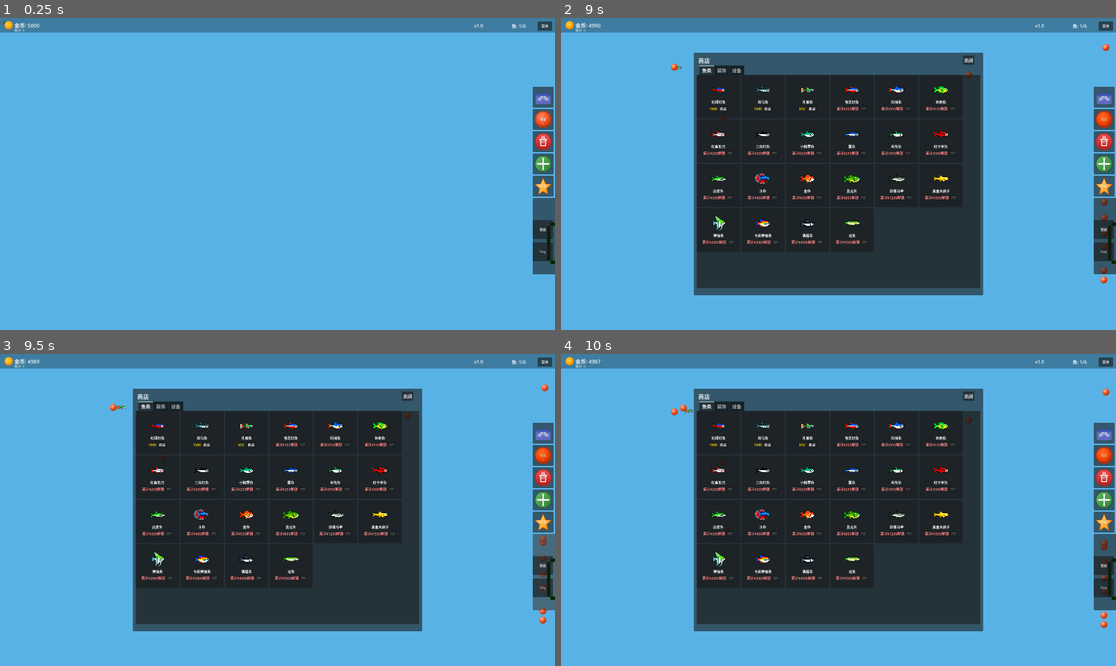
Above: before the commit, frames 1-4 (two rows, left to right).
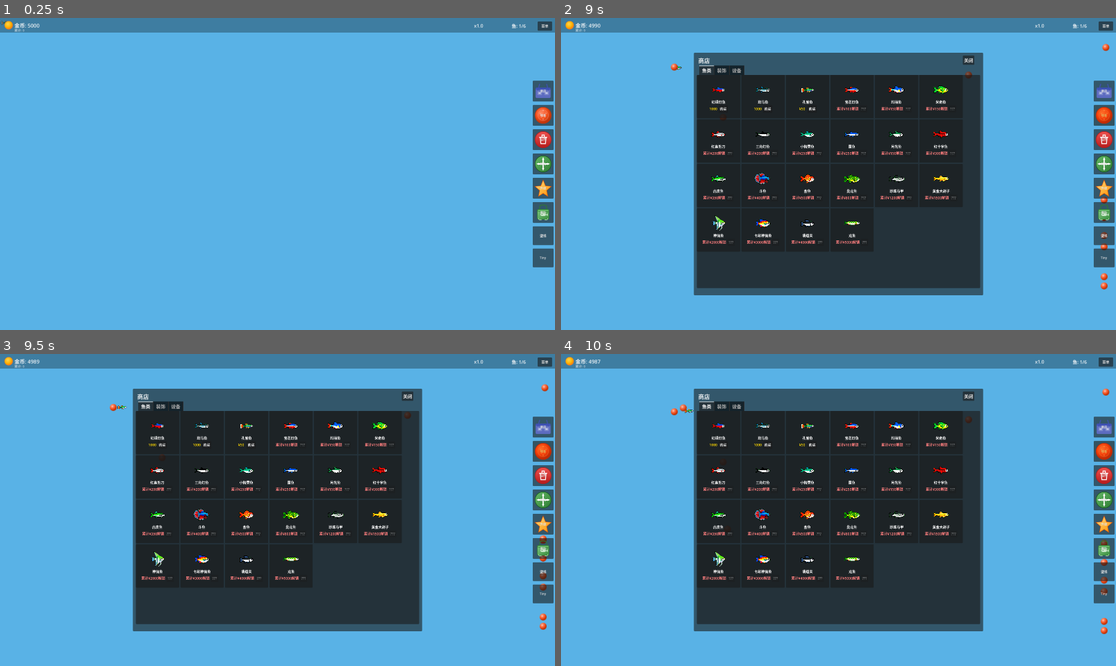
Above: after the commit, the same moments.

Repository: ZhanXuzhao/Deskquarium
Game: Godot game, scene res://main.tscn
The game is run twice, just before and just after one commit, with the same random seed, the same clock (stepped at 60 frames per second) and the same inputs.
Inputs (mouse positions are in pixels of both pictures, inside the frame that each line leads up to):
- Up to frame 1 (0.25 s): no input
- Up to frame 2 (9 s): click "商店" at 0.5 s; click "喂食" at 1.25 s; click "出售" at 2 s; click "移动" at 2.75 s; click "升级" at 3.5 s; click "壁纸" at 4.25 s; click (1104, 211) at 5 s, where only the run after the commit has a clickable "自动"; click "Tiny" at 5.75 s; click "菜单" at 6.5 s; click "关闭" at 7.25 s; click "购买" at 8 s; drag from (672, 64) to (1104, 198) at 8.77 s
- Up to frame 3 (9.5 s): no input
- Up to frame 4 (10 s): drag from (727, 525) to (683, 407) at 9.52 s

The runs differ from the first frame. In frame 1, 1.4% of the frame differs, in the area x 95-100%, y 20-83%; in frame 2, 1.5%; in frame 3, 1.5%, in the area x 95-100%, y 20-89%; in frame 4, 1.5%.
Error in both runs: Invalid access to property or key 'value' on a base object of type 'Dictionary'. (res://scenes/ui/fish_card/fish_card.gd:38)

Commit message:
side menu 场景化

Diff:
--- /dev/null
+++ b/scenes/ui/side_menu.tscn
@@ -0,0 +1,75 @@
+[gd_scene format=3 uid="uid://6e0v38ba46c5"]
+
+[ext_resource type="Script" uid="uid://dnebft30jyuyv" path="res://scripts/ui/side_menu.gd" id="1"]
+[ext_resource type="Texture2D" uid="uid://b57h4s0vx71yj" path="res://assets/ui/ui_shop.svg" id="2"]
+[ext_resource type="Texture2D" uid="uid://dtfi08t68slaa" path="res://assets/ui/ui_food.svg" id="3"]
+[ext_resource type="Texture2D" uid="uid://cbwyvarttdvd8" path="res://assets/ui/ui_sell.svg" id="4"]
+[ext_resource type="Texture2D" uid="uid://bk415tduqepd2" path="res://assets/ui/ui_move.svg" id="5"]
+[ext_resource type="Texture2D" uid="uid://dxcprou4m8hvl" path="res://assets/ui/ui_star.svg" id="6"]
+[ext_resource type="Texture2D" uid="uid://dpoasos1wbaxg" path="res://assets/ui/ui_autobuy.svg" id="7_olcb5"]
+
+[node name="SideMenu" type="Node2D" unique_id=125169092]
+script = ExtResource("1")
+
+[node name="VBox" type="VBoxContainer" parent="." unique_id=1619920542]
+theme_override_constants/separation = 12
+
+[node name="Btn_shop" type="Button" parent="VBox" unique_id=1385849534]
+custom_minimum_size = Vector2(70, 65)
+layout_mode = 2
+theme_override_font_sizes/font_size = 10
+text = "商店"
+icon = ExtResource("2")
+icon_alignment = 1
+
+[node name="Btn_feed" type="Button" parent="VBox" unique_id=981540374]
+custom_minimum_size = Vector2(70, 65)
+layout_mode = 2
+theme_override_font_sizes/font_size = 10
+text = "喂食"
+icon = ExtResource("3")
+icon_alignment = 1
+
+[node name="Btn_sell" type="Button" parent="VBox" unique_id=517083116]
+custom_minimum_size = Vector2(70, 65)
+layout_mode = 2
+theme_override_font_sizes/font_size = 10
+text = "出售"
+icon = ExtResource("4")
+icon_alignment = 1
+
+[node name="Btn_move" type="Button" parent="VBox" unique_id=284241411]
+custom_minimum_size = Vector2(70, 65)
+layout_mode = 2
+theme_override_font_sizes/font_size = 10
+text = "移动"
+icon = ExtResource("5")
+icon_alignment = 1
+
+[node name="Btn_upgrade" type="Button" parent="VBox" unique_id=344660775]
+custom_minimum_size = Vector2(70, 65)
+layout_mode = 2
+theme_override_font_sizes/font_size = 10
+text = "升级"
+icon = ExtResource("6")
+icon_alignment = 1
+
+[node name="Btn_autobuy" type="Button" parent="VBox" unique_id=1487427662]
+custom_minimum_size = Vector2(70, 65)
+layout_mode = 2
+theme_override_font_sizes/font_size = 10
+text = "自动"
+icon = ExtResource("7_olcb5")
+icon_alignment = 1
+
+[node name="Btn_wallpaper" type="Button" parent="VBox" unique_id=655111976]
+custom_minimum_size = Vector2(70, 65)
+layout_mode = 2
+theme_override_font_sizes/font_size = 11
+text = "壁纸"
+
+[node name="Btn_tiny" type="Button" parent="VBox" unique_id=712868229]
+custom_minimum_size = Vector2(70, 65)
+layout_mode = 2
+theme_override_font_sizes/font_size = 11
+text = "Tiny"
--- a/scripts/main.gd
+++ b/scripts/main.gd
@@ -49,6 +49,8 @@
 var _fish_scale_label: Label = null
 var _menu_open: bool = false
 
+var _side_menu: SideMenu = null
+
 var _coin_label: Label
 var _earned_label: Label
 var _fish_count_label: Label
@@ -101,6 +103,16 @@
 	_decoration_placer.aquarium_bounds_getter = func() -> Rect2: return aquarium_bounds
 
 	_setup_ui()
+
+	# 连接侧边栏信号
+	_side_menu.shop_pressed.connect(toggle_shop)
+	_side_menu.feed_pressed.connect(_on_side_menu_feed)
+	_side_menu.sell_toggled.connect(_on_side_menu_sell)
+	_side_menu.move_toggled.connect(_on_side_menu_move)
+	_side_menu.upgrade_pressed.connect(do_upgrade)
+	_side_menu.autobuy_pressed.connect(_open_auto_buy_settings)
+	_side_menu.wallpaper_toggled.connect(_on_side_menu_wallpaper)
+	_side_menu.tiny_toggled.connect(_on_side_menu_tiny)
 
 	# 初始缩放
 	call_deferred(&"_update_aquarium_scale")
@@ -339,7 +351,7 @@
 
 	_build_hud(container, view_size)
 	_build_shop_panel(container, view_size)
-	_build_side_menu(container, view_size)
+	_build_side_menu_scene(container, view_size)
 	_build_fish_info_panel(container, view_size)
 	_build_game_menu(container, view_size)
 	_build_timescale_label(container, view_size)
@@ -366,29 +378,8 @@
 		fish_count_label.position = Vector2(view_size.x - 150, 15)
 
 	# Side menu
-	for child in _ui_container.get_children():
-		if child is Button and child.name.begins_with("Btn_"):
-			var action := child.name.trim_prefix("Btn_")
-			var buttons := [
-				{"action": "shop"},
-				{"action": "feed"},
-				{"action": "sell"},
-				{"action": "move"},
-				{"action": "upgrade"},
-				{"action": "autobuy"},
-				{"action": "wallpaper"},
-				{"action": "tiny"},
-			]
-			var btn_count := buttons.size()
-			var btn_width := 70
-			var btn_height := 65
-			var spacing := 12
-			var total_height := btn_count * btn_height + (btn_count - 1) * spacing
-			var start_y := (view_size.y - total_height) / 2
-			for i in btn_count:
-				if buttons[i].action == action:
-					child.position = Vector2(view_size.x - 85 + (85 - btn_width) / 2.0, start_y + i * (btn_height + spacing))
-					break
+	if is_instance_valid(_side_menu):
+		_side_menu.update_position(view_size)
 
 	# Shop panel
 	var shop_panel := _ui_container.get_node_or_null("ShopPanel") as Panel
@@ -540,68 +531,19 @@
 	tab_container.add_child(equip_tab)
 
 
-func _build_side_menu(parent: Node, view_size: Vector2) -> void:
-	var buttons := [
-		{"text": "商店", "icon": "res://assets/ui/ui_shop.svg", "action": "shop"},
-		{"text": "喂食", "icon": "res://assets/ui/ui_food.svg", "action": "feed"},
-		{"text": "出售", "icon": "res://assets/ui/ui_sell.svg", "action": "sell"},
-		{"text": "移动", "icon": "res://assets/ui/ui_move.svg", "action": "move"},
-		{"text": "升级", "icon": "res://assets/ui/ui_star.svg", "action": "upgrade"},
-		{"text": "自动", "icon": "res://assets/ui/ui_autobuy_gen.png", "action": "autobuy"},
-		{"text": "壁纸", "icon": "", "action": "wallpaper"},
-		{"text": "Tiny", "icon": "", "action": "tiny"},
-	]
-
-	var btn_count := buttons.size()
-	var btn_width := 70
-	var btn_height := 65
-	var spacing := 12
-	var total_height := btn_count * btn_height + (btn_count - 1) * spacing
-	var start_y := (view_size.y - total_height) / 2
-
-	for i in btn_count:
-		var data: Dictionary = buttons[i]
-		var btn_x := view_size.x - 85 + (85 - btn_width) / 2.0
-		var btn_y := start_y + i * (btn_height + spacing)
-
-		var btn := Button.new()
-		btn.name = "Btn_%s" % data.action
-		btn.text = data.text
-		btn.position = Vector2(btn_x, btn_y)
-		btn.size = Vector2(btn_width, btn_height)
-		btn.add_theme_font_size_override("font_size", 10)
-		parent.add_child(btn)
-
-		if data.icon.is_empty():
-			# 壁纸按钮无图标，仅文字
-			btn.add_theme_font_size_override("font_size", 11)
-		else:
-			var tex := load(data.icon) as Texture2D
-			if tex:
-				btn.icon = tex
-				btn.icon_alignment = HORIZONTAL_ALIGNMENT_CENTER
-
-		match data.action:
-			"shop":
-				btn.pressed.connect(toggle_shop)
-			"feed":
-				btn.pressed.connect(_feed_manager.toggle.bind(btn))
-
-			"sell":
-				btn.pressed.connect(_toggle_sell_mode.bind(btn))
-			"move":
-				btn.pressed.connect(_toggle_move_mode.bind(btn))
-			"upgrade":
-				btn.pressed.connect(do_upgrade)
-			"autobuy":
-				btn.pressed.connect(_open_auto_buy_settings)
-			"wallpaper":
-				btn.pressed.connect(_toggle_wallpaper_mode.bind(btn))
-			"tiny":
-				btn.pressed.connect(_toggle_tiny_mode.bind(btn))
-
-
-func _toggle_sell_mode(btn: Button) -> void:
+func _build_side_menu_scene(parent: Node, view_size: Vector2) -> void:
+	var scene := preload("res://scenes/ui/side_menu.tscn")
+	_side_menu = scene.instantiate()
+	_side_menu.name = "SideMenu"
+	parent.add_child(_side_menu)
+	_side_menu.update_position(view_size)
+
+
+func _on_side_menu_feed(btn: Button) -> void:
+	_feed_manager.toggle(btn)
+
+
+func _on_side_menu_sell(btn: Button) -> void:
 	Global.sell_mode = not Global.sell_mode
 	if Global.sell_mode:
 		btn.modulate = Color(1, 0.5, 0.5)
@@ -613,7 +555,7 @@
 	, CONNECT_ONE_SHOT)
 
 
-func _toggle_move_mode(btn: Button) -> void:
+func _on_side_menu_move(btn: Button) -> void:
 	Global.move_mode = not Global.move_mode
 	if Global.move_mode:
 		btn.modulate = Color(0.6, 1.0, 0.6)
@@ -625,17 +567,17 @@
 	, CONNECT_ONE_SHOT)
 
 
-func _toggle_tiny_mode(btn: Button) -> void:
+func _on_side_menu_tiny(btn: Button) -> void:
 	_window_manager.toggle_tiny(btn)
+
+
+func _on_side_menu_wallpaper(btn: Button) -> void:
+	_window_manager.toggle_wallpaper(btn)
 
 
 func _draw() -> void:
 	for data in _window_manager.get_edge_highlights():
 		draw_rect(data.rect, data.color)
-
-
-func _toggle_wallpaper_mode(btn: Button) -> void:
-	_window_manager.toggle_wallpaper(btn)
 
 
 func toggle_shop() -> void:
--- /dev/null
+++ b/scripts/ui/side_menu.gd
@@ -0,0 +1,47 @@
+class_name SideMenu
+extends Node2D
+
+signal shop_pressed()
+signal feed_pressed(btn: Button)
+signal sell_toggled(btn: Button)
+signal move_toggled(btn: Button)
+signal upgrade_pressed()
+signal autobuy_pressed()
+signal wallpaper_toggled(btn: Button)
+signal tiny_toggled(btn: Button)
+
+const BTN_WIDTH := 70
+const BTN_HEIGHT := 65
+const SPACING := 12
+const PANEL_WIDTH := 85
+
+@onready var vbox: VBoxContainer = $VBox
+@onready var btn_shop: Button = $VBox/Btn_shop
+@onready var btn_feed: Button = $VBox/Btn_feed
+@onready var btn_sell: Button = $VBox/Btn_sell
+@onready var btn_move: Button = $VBox/Btn_move
+@onready var btn_upgrade: Button = $VBox/Btn_upgrade
+@onready var btn_autobuy: Button = $VBox/Btn_autobuy
+@onready var btn_wallpaper: Button = $VBox/Btn_wallpaper
+@onready var btn_tiny: Button = $VBox/Btn_tiny
+
+
+func _ready() -> void:
+	btn_shop.pressed.connect(func(): shop_pressed.emit())
+	btn_feed.pressed.connect(func(): feed_pressed.emit(btn_feed))
+	btn_sell.pressed.connect(func(): sell_toggled.emit(btn_sell))
+	btn_move.pressed.connect(func(): move_toggled.emit(btn_move))
+	btn_upgrade.pressed.connect(func(): upgrade_pressed.emit())
+	btn_autobuy.pressed.connect(func(): autobuy_pressed.emit())
+	btn_wallpaper.pressed.connect(func(): wallpaper_toggled.emit(btn_wallpaper))
+	btn_tiny.pressed.connect(func(): tiny_toggled.emit(btn_tiny))
+
+
+func update_position(view_size: Vector2) -> void:
+	# VBoxContainer 自动计算总高度（按钮高度 * 数量 + 间隔）
+	var total_height := vbox.get_minimum_size().y
+	var start_y := maxf(0.0, (view_size.y - total_height) / 2.0)
+	var vbox_x := view_size.x - PANEL_WIDTH + (PANEL_WIDTH - BTN_WIDTH) / 2.0
+
+	vbox.position = Vector2(vbox_x, start_y)
+	vbox.size = Vector2(BTN_WIDTH, total_height)
Binary file removed: assets/ui/ui_autobuy_gen.png
Not shown, removed: assets/ui/ui_autobuy_gen.png.import
Not shown, added: scripts/ui/side_menu.gd.uid
